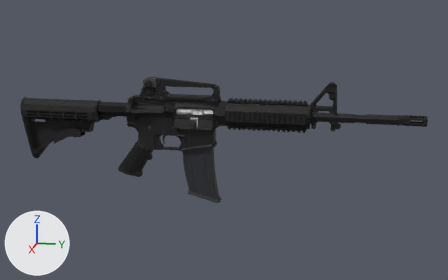
The glTF model assets/weapons/m4a1/m4a1.glb, before and after one commit.
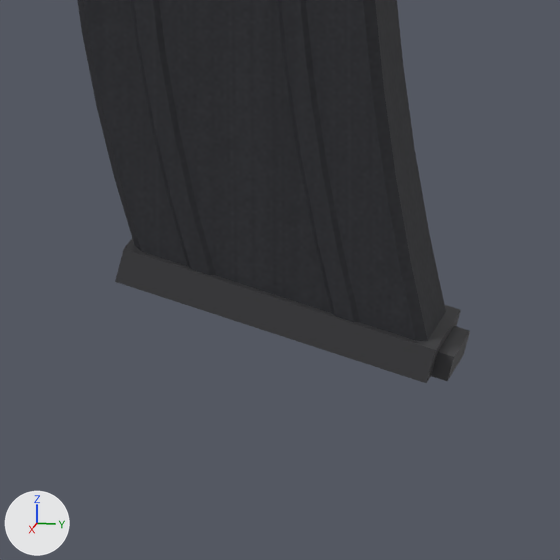
Old and new are each drawn whole from a 50 mm camera at (1.219, 0.272, 0.249) aimed at (-0.004, 0.027, -0.057) and again close up on the part from 39% to 51% of the width and 59% to 79% of the height. The axes (+X, +Y, +Z) are drawn at lower left. The lights are the same throughout. The older version's two pictures come first. Where no turn or scale is listed for an object, it has been applied to the vertices. Vertices at exactly the same position are counted once.

Objects in the first close-up: 'Magazine'.
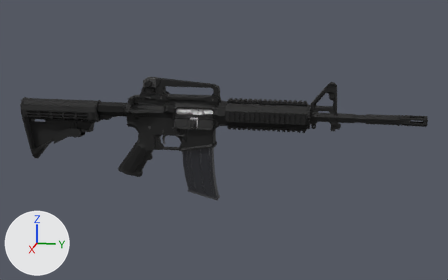
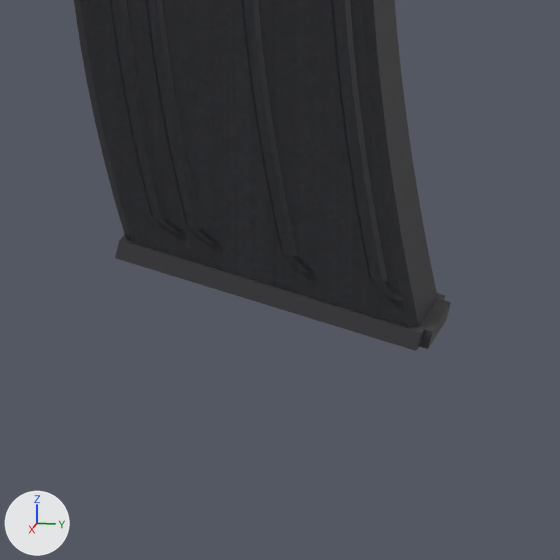
Changed parts and their boxes [x1, y1, x2, y2] in the close-ups (560 x 560 px; the box of a moved part takes in the faces that stretch with it):
'Magazine', reshaped: before [77, 0, 470, 383]; after [74, 0, 451, 351]
part 1 of me_magazine, moved or reshaped: before [431, 326, 470, 381]; after [420, 300, 451, 349]
part 2 of me_magazine, rebuilt: before [131, 0, 215, 275]; after [146, 0, 220, 244]
part 3 of me_magazine, rebuilt: before [277, 0, 360, 323]; after [242, 0, 314, 273]
part 4 of me_magazine, rebuilt (19% shorter): before [115, 238, 461, 383]; after [115, 234, 445, 351]
part 5 of me_magazine, reshaped: before [77, 0, 446, 341]; after [74, 0, 438, 328]
part 6 of me_magazine, surface changed: before [83, 0, 429, 261]; after [74, 0, 401, 95]

Patch to the scene script:
```diff
--- a/assets/weapons/m4a1/m4a1.glb.py
+++ b/assets/weapons/m4a1/m4a1.glb.py
@@ me_magazine @@
 # used by ob_magazine; location = (0.0, -0.0269, -0.0092)
-me_magazine.from_pydata(...)  # 294 vertices, 548 faces; spans x -0.013..0.013, y -0.032..0.049, z -0.182..0.002
+me_magazine.from_pydata(...)  # 582 vertices, 1108 faces; spans x -0.013..0.013, y -0.032..0.044, z -0.175..0.002
+# me_magazine part 1: the loose piece of 8 vertices spanning x -0.008..0.008, y 0.043..0.049, z -0.182..-0.175 is scaled about its middle by (1.12, 0.523, 0.721), then moved by (0.0, -0.003, 0.006)
+# me_magazine part 2: the loose piece of 32 vertices spanning x 0.011..0.012, y -0.02..0.0, z -0.162..-0.024 is rebuilt with 48 vertices and now spans x 0.011..0.013, y -0.016..0.001, z -0.154..-0.006
+# me_magazine part 3: the loose piece of 32 vertices spanning x 0.011..0.012, y 0.012..0.03, z -0.17..-0.024 is rebuilt with 48 vertices and now spans x 0.011..0.013, y 0.005..0.02, z -0.159..-0.012
+# me_magazine part 4: the loose piece of 8 vertices spanning x -0.013..0.013, y -0.021..0.046, z -0.181..-0.156 is rebuilt with 8 vertices and now spans x -0.012..0.012, y -0.021..0.043, z -0.174..-0.155
+# me_magazine part 5
+# 19 vertices are removed from x -0.011..0.011, y -0.031..0.044, z -0.174..-0.081
+# 73 faces are deleted
+# 8 vertices in x -0.011..0.011, y -0.032..0.032, z -0.066 move by (0.0, 0.0, -0.006)
+# 3 vertices in x -0.009..0.011, y 0.03..0.032, z -0.084 move by (0.0, 0.0, 0.002)
+# 3 vertices in x -0.011..0.009, y 0.031..0.033, z -0.102 move by (0.0, -0.001, 0.01)
+# 3 vertices in x -0.009..0.011, y 0.033..0.035, z -0.12 move by (0.0, -0.003, 0.018)
+# 3 vertices in x -0.011..0.009, y 0.035..0.037, z -0.138 move by (0.0, -0.004, 0.026)
+# 3 vertices in x -0.009..0.011, y -0.025..-0.023, z -0.128 move by (0.0, -0.003, 0.014)
+# 10 vertices move from x -0.011..0.011, y -0.028..0.04, z -0.158..-0.112 to x -0.011..0.011, y -0.03..0.034, z -0.123..-0.106
+# 34 vertices are added at x -0.011..0.011, y -0.026..0.042, z -0.171..-0.082
+# 6 new vertices lie (0.0, 0.001, -0.008) away from vertices in x -0.011..0.011, y -0.032..-0.015, z -0.158..-0.066
+# 6 new vertices lie (0.0, 0.0, -0.009) away from vertices in x -0.011..0.011, y -0.031..-0.028, z -0.097..-0.08
+# 5 new vertices lie (0.0, 0.001, -0.01) away from vertices in x -0.011..0.011, y 0.033..0.04, z -0.156..-0.12
+# 137 new faces join them, mat_stanagbody (picture img_stanag_body)
+# me_magazine part 6: 45 kept faces spanning x -0.011..0.011, y -0.032..0.034, z -0.123..-0.009 get new texture (UV) coordinates
+# other edits to the shape of me_magazine do not show in these pictures
 me_magazine.materials.append(mat_stanagbody)
```
